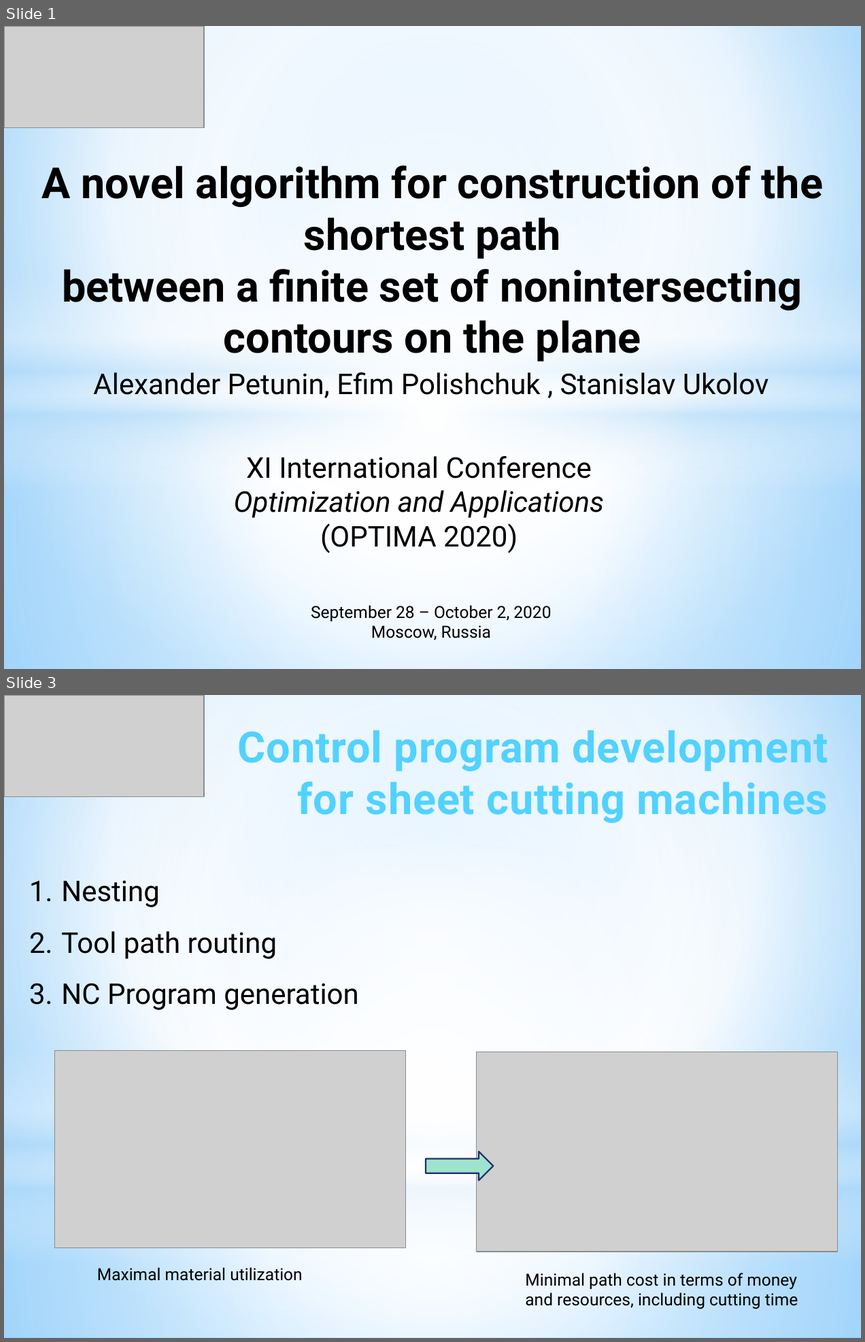
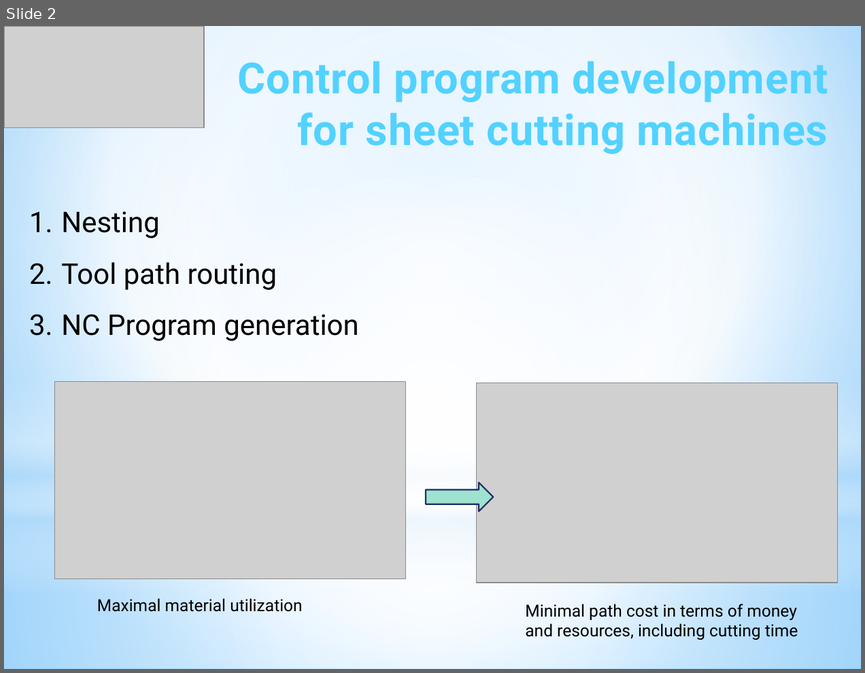
Before and after one commit to ukoloff/LaTeX, a slide deck: 2024/iGSCCP.pptx. Shown one above the other, each under a label of ours: slides 1 and 3 before the commit, slide 2 after it; the slides between them are not shown. The pictures are 865x1342 and 865x673 pixels, drawn with LibreOffice and Linux fonts; fonts in the diff are those of the drawing; grey boxes stand for pictures. Boxes give left, top, right and bottom in pixels: in the first picture for what was removed or moved away, otherwise in the second. Text is boxed around its words. In the diff, an @@ line names an element or a change of style, - is before the commit and + after.

```diff
--- a/2024/iGSCCP.pptx
+++ b/2024/iGSCCP.pptx
@@ slide 1 removed at [4, 26, 861, 669], background gradient #9ED5FF to #FFFFFF to #5BB9FF @@
@@ rectangle removed at [4, 26, 861, 388] @@
@@ picture removed at [4, 26, 204, 128] @@
@@ text removed at [41, 165, 823, 361] @@
-A novel algorithm for construction of the shortest path
-between a finite set of nonintersecting contours on the plane
@@ ellipse removed at [4, 176, 861, 654] @@
@@ rectangle removed at [4, 274, 861, 488] @@
@@ text removed at [93, 372, 769, 398] @@
-Alexander Petunin, Efim Polishchuk , Stanislav Ukolov
@@ rectangle removed at [4, 388, 861, 669] @@
@@ text removed at [234, 456, 604, 553] @@
-XI International Conference
-Optimization and Applications
-(OPTIMA 2020)
@@ text removed at [311, 605, 551, 640] @@
-September 28 – October 2, 2020
-Moscow, Russia
@@ what was slide 3 is now slide 2 @@
```
Also in this commit, not shown: 3 slides changed, 1 slide added, 1 other slide removed.
